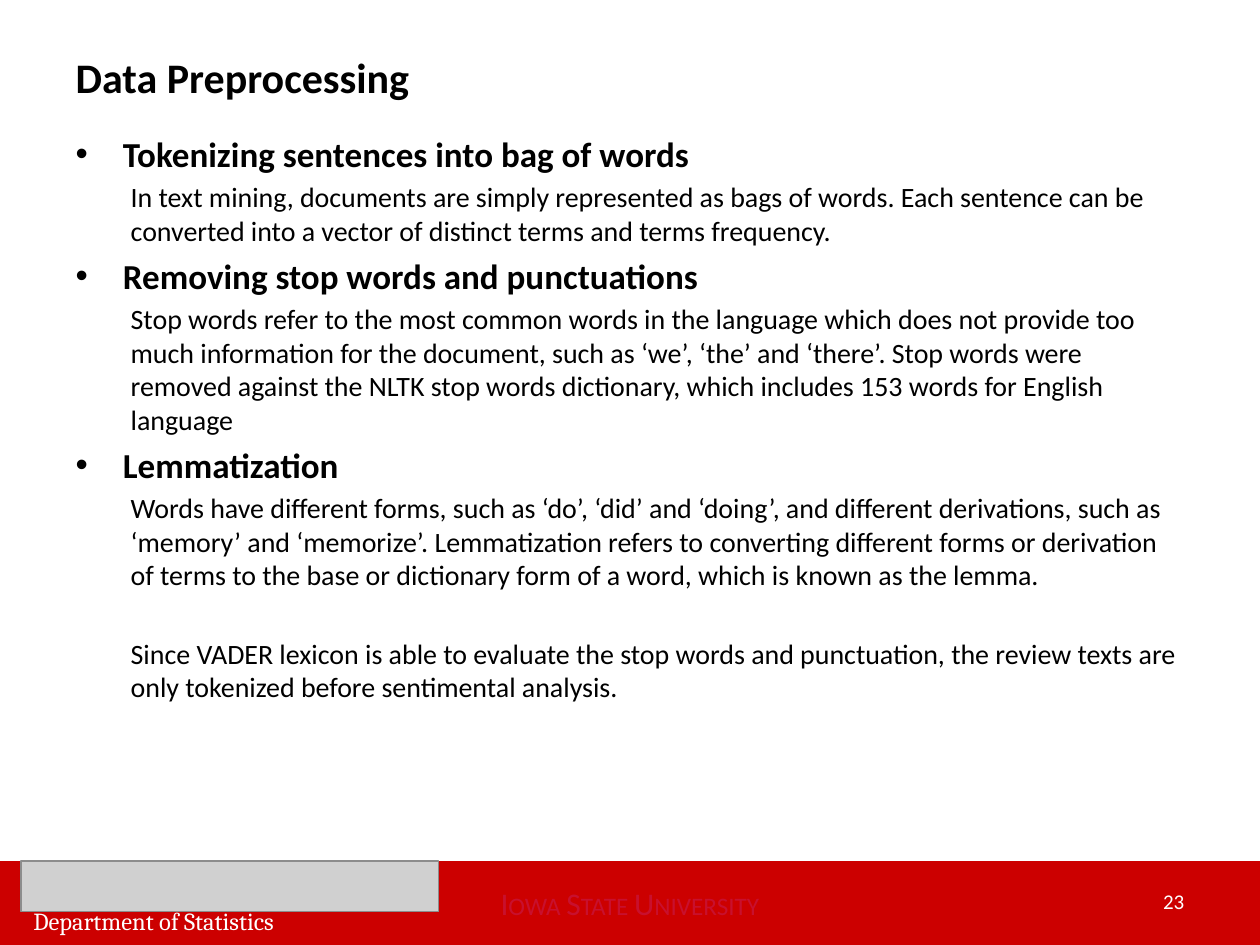
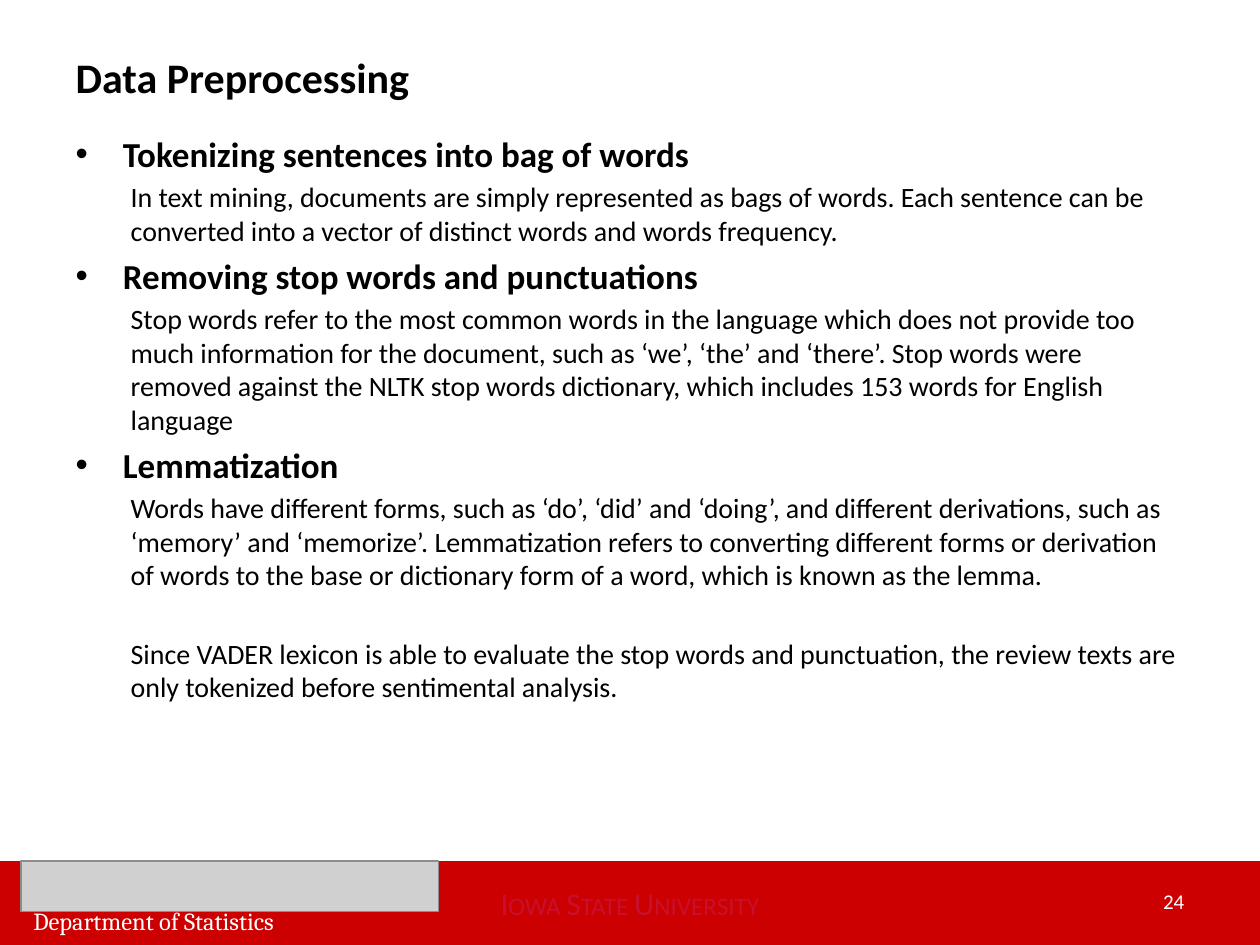
Before and after one commit to huwei95/Yelp_Text_Mining, a slide deck: slide 24 of Wei Hu Master of Statistics Final Oral Exam Apr 12.pptx (slide 23 before the commit). Drawn at 1260x945 pixels with LibreOffice and Linux fonts; fonts in the diff are those of the drawing; grey boxes stand for pictures. Boxes give left, top, right and bottom in pixels: in the first picture for what was removed or moved away, otherwise in the second. Text is boxed around its words. In the diff, an @@ line names an element or a change of style, - is before the commit and + after.

```diff
--- a/Wei Hu Master of Statistics Final Oral Exam Apr 12.pptx
+++ b/Wei Hu Master of Statistics Final Oral Exam Apr 12.pptx
@@ text at (131, 187, 1144, 246): text changed @@
-  In text mining, documents are simply represented as bags of words. Each sentence can be converted into a vector of distinct terms and terms frequency.
+  In text mining, documents are simply represented as bags of words. Each sentence can be converted into a vector of distinct words and words frequency.
@@ text at (131, 498, 1160, 590): text changed @@
-  Words have different forms, such as ‘do’, ‘did’ and ‘doing’, and different derivations, such as ‘memory’ and ‘memorize’. Lemmatization refers to converting different forms or derivation of terms to the base or dictionary form of a word, which is known as the lemma.
+  Words have different forms, such as ‘do’, ‘did’ and ‘doing’, and different derivations, such as ‘memory’ and ‘memorize’. Lemmatization refers to converting different forms or derivation of words to the base or dictionary form of a word, which is known as the lemma.
@@ page number at (1163, 895, 1184, 909): text changed @@
-23
+24
```
Also in this commit, not shown: 16 other slides changed, 3 slides added, 1 slide removed.
